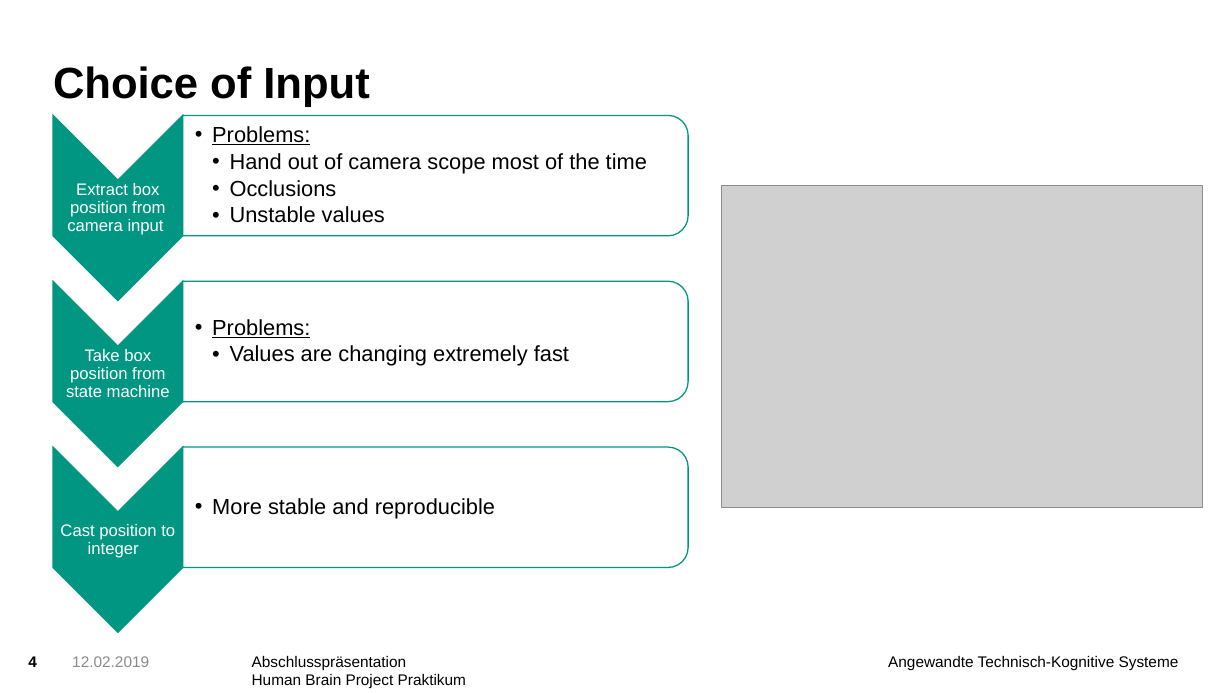
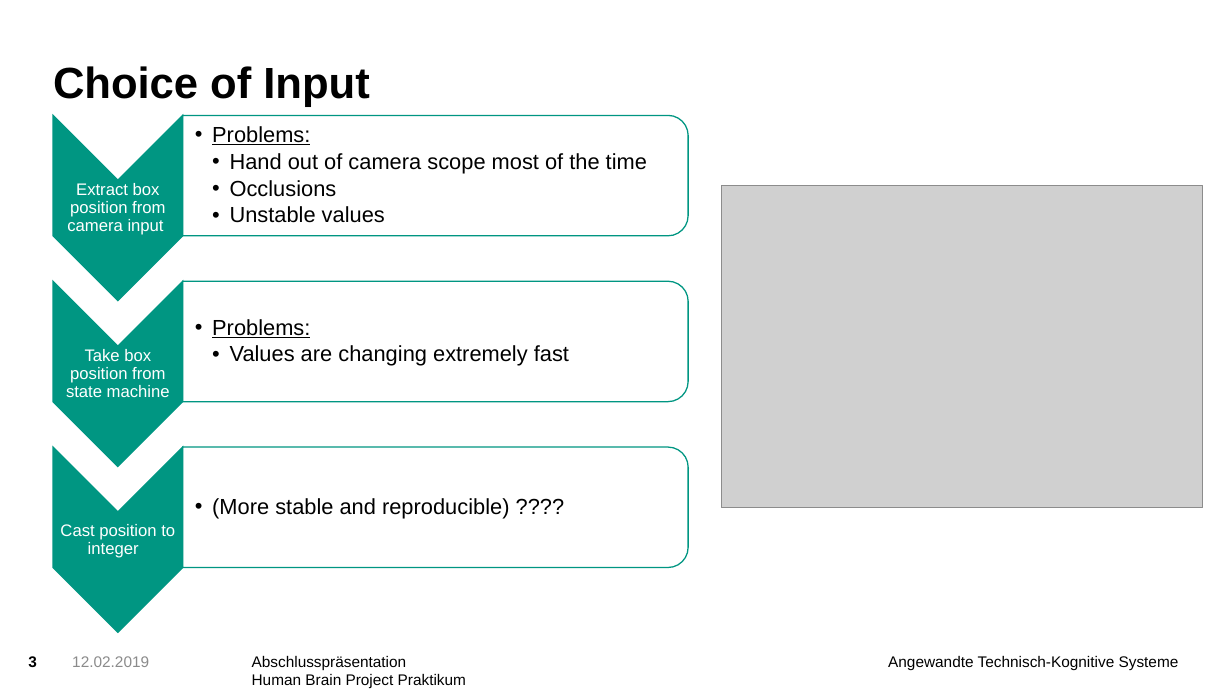
Before and after one commit to KuehlschrankDino/hbpprak_2018_throwing, a slide deck: slide 3 of Gruppe4_Abschlusspraesentation.pptx (slide 4 before the commit). Drawn at 1232x693 pixels with LibreOffice and Linux fonts; fonts in the diff are those of the drawing; grey boxes stand for pictures; background and template pictures are left out. Boxes give left, top, right and bottom in pixels: in the first picture for what was removed or moved away, otherwise in the second. Text is boxed around its words. In the diff, an @@ line names an element or a change of style, - is before the commit and + after.

```diff
--- a/Gruppe4_Abschlusspraesentation.pptx
+++ b/Gruppe4_Abschlusspraesentation.pptx
@@ text at bbox=[212, 498, 510, 519]: text changed @@
-  • More stable and reproducible
+  • (More stable and reproducible) ????
@@ page number at bbox=[28, 656, 37, 667]: text changed @@
-4
+3
```
Also in this commit, not shown: 4 other slides changed, 1 slide added, 1 slide removed, 7 other files.
